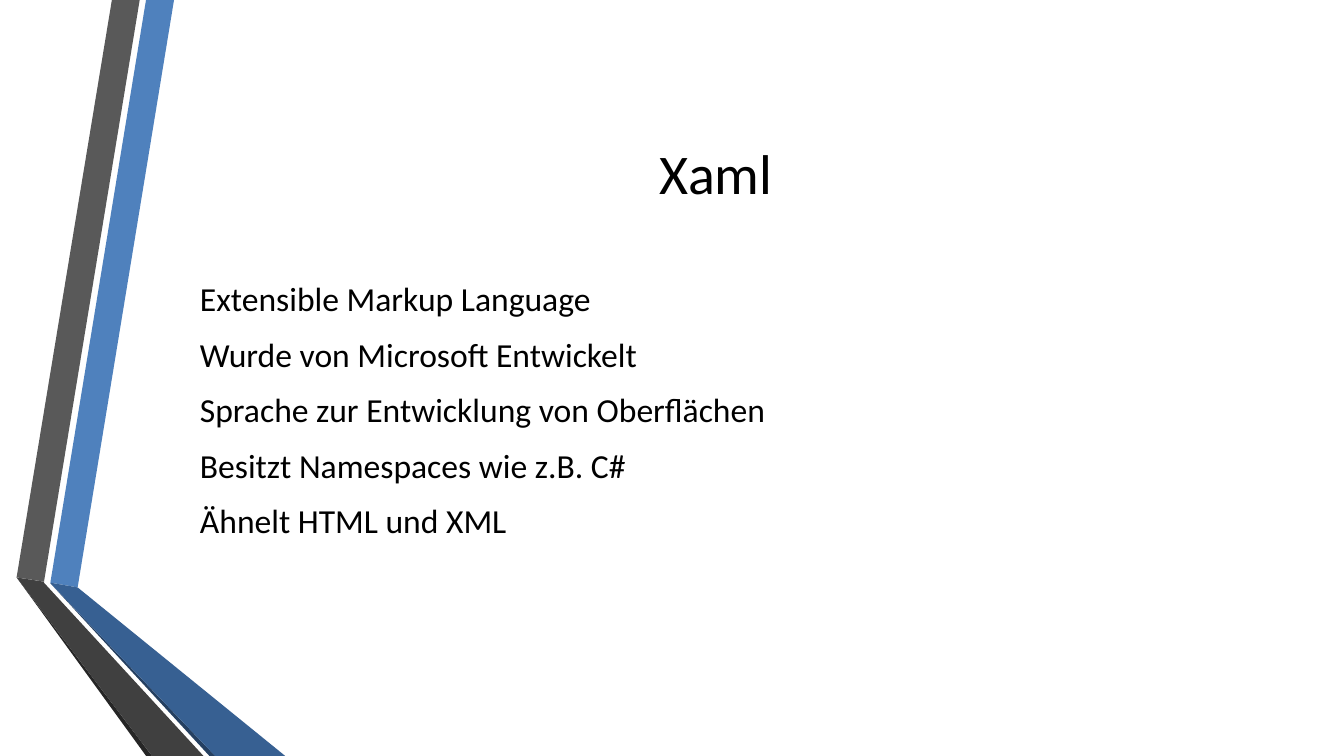
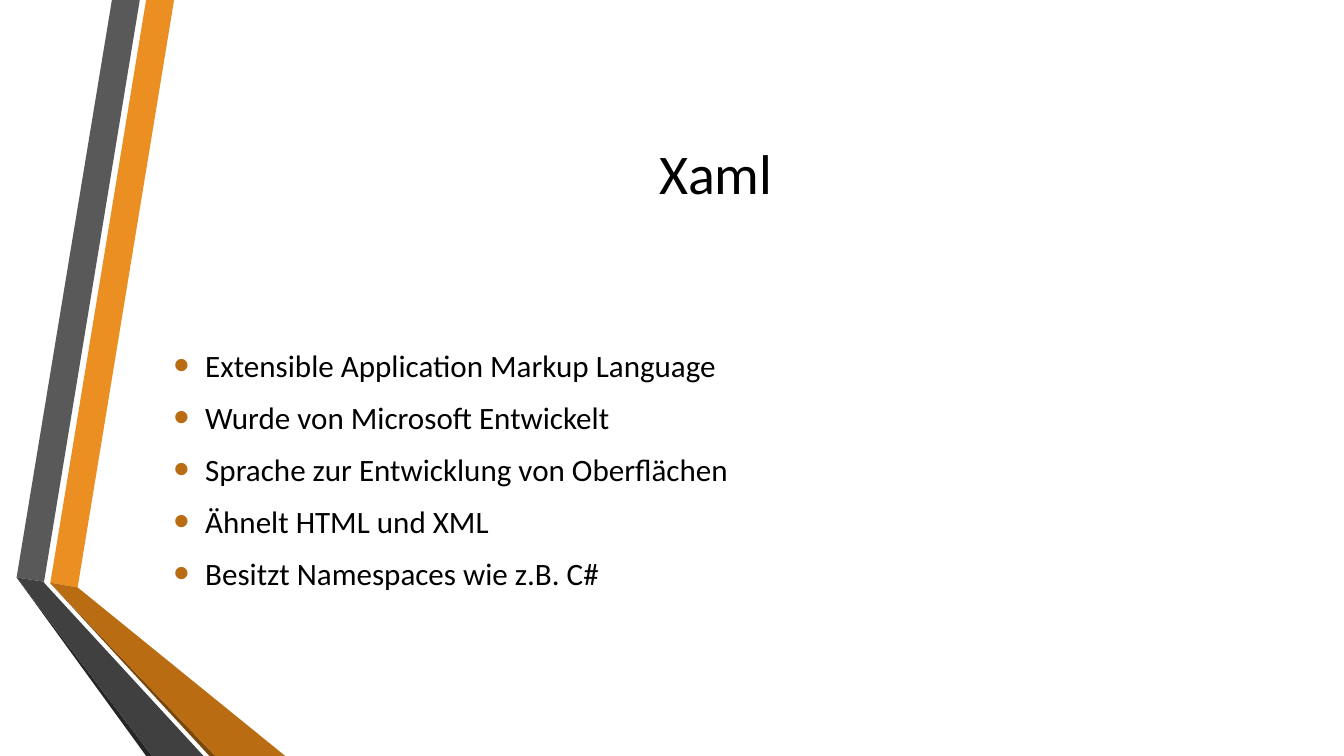
Before and after one commit to Ailer/WPF_MVVM, a slide deck: slide 5 of WPF + MVVM.pptx. Drawn at 1344x756 pixels with LibreOffice and Linux fonts; fonts in the diff are those of the drawing; background and template pictures are left out. Boxes give left, top, right and bottom in pixels: in the first picture for what was removed or moved away, otherwise in the second. Text is boxed around its words. In the diff, an @@ line names an element or a change of style, - is before the commit and + after.

Commit message:
* Präsentation

```diff
--- a/WPF + MVVM.pptx
+++ b/WPF + MVVM.pptx
@@ freeform shape at [50,0,174,588]: fill #4F81BD to #EB8F22 @@
@@ text "Extensible Application Markup Language": place and size @@
-text "Extensible Application Markup Language" at [200,287,765,534]
+text "Extensible Application Markup Language" at [205,355,728,590]
@@ text at [205,355,716,383]: text changed; size 24 to 22.2 pt @@
-• Extensible Markup Language
+• Extensible Application Markup Language
@@ text at [205,407,728,590]: size 24 to 22.2 pt in "Wurde von Microsoft Entwickelt", "Sprache zur Entwicklung von Oberflächen", "Besitzt Namespaces wie z.B. C#"; bullet colour #FFFFFF to #B96C11 @@
@@ text at [200,506,506,534]: paragraph removed @@
-• Ähnelt HTML und XML
@@ text at [205,508,489,534]: paragraph added @@
+• Ähnelt HTML und XML
@@ freeform shape at [50,583,285,756]: fill #376092 to #B96C11; outline redrawn @@
@@ freeform shape at [50,584,216,756]: fill #254061 to #7B480B; outline redrawn @@
```
Also in this commit, not shown: 18 other slides changed, 19 slides added, 1 slide removed.
